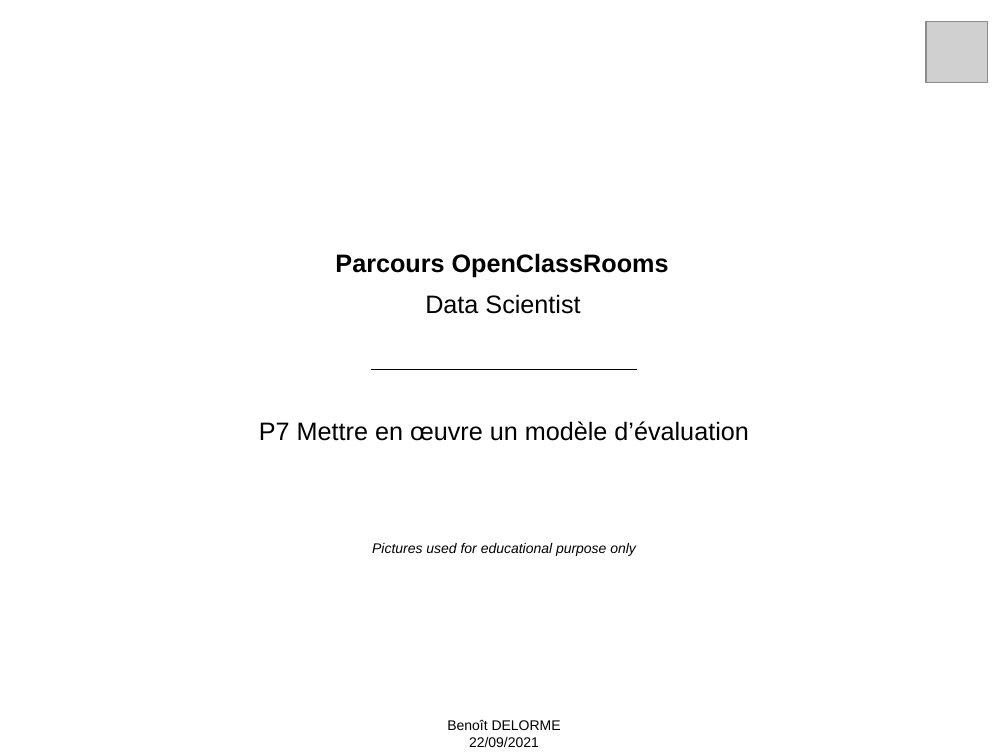
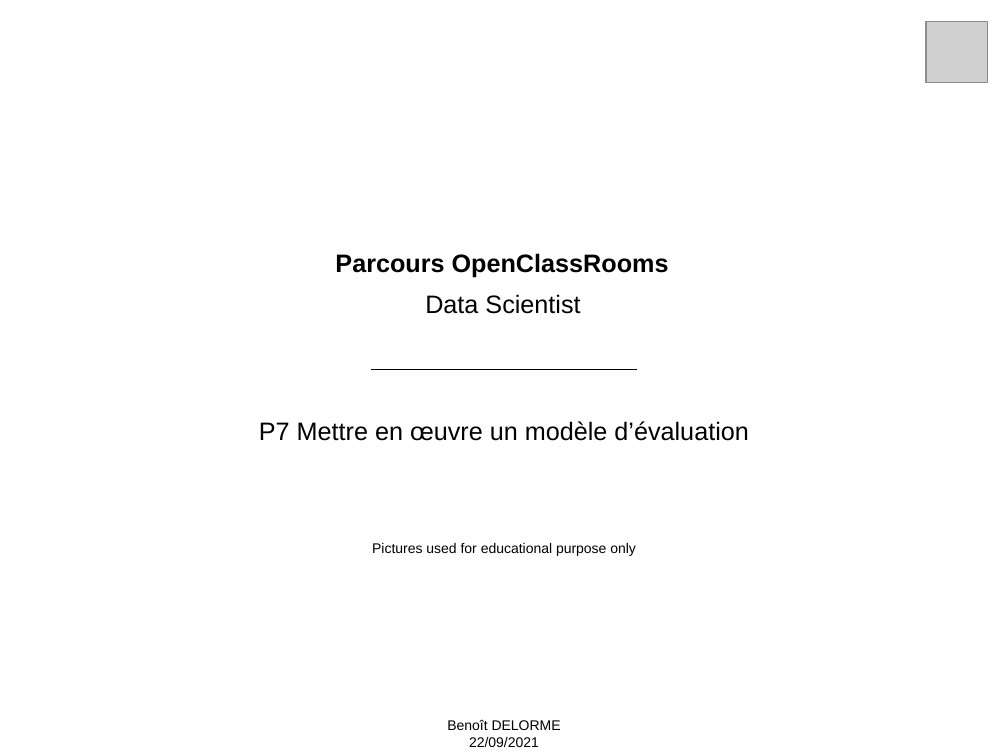
Before and after one commit to Benoit-78/P7_credit_loan_scoring_model, a slide deck: slide 1 of soutenance/P7_soutenance.pptx. Drawn at 1008x756 pixels with LibreOffice and Linux fonts; fonts in the diff are those of the drawing; grey boxes stand for pictures. Boxes give left, top, right and bottom in pixels: in the first picture for what was removed or moved away, otherwise in the second. Text is boxed around its words. In the diff, an @@ line names an element or a change of style, - is before the commit and + after.

```diff
--- a/soutenance/P7_soutenance.pptx
+++ b/soutenance/P7_soutenance.pptx
@@ text "Pictures used for educational purpose ..." at (372, 543, 636, 556): italic off @@
```
Also in this commit, not shown: 10 other slides changed, 1 slide added, 2 other files.
